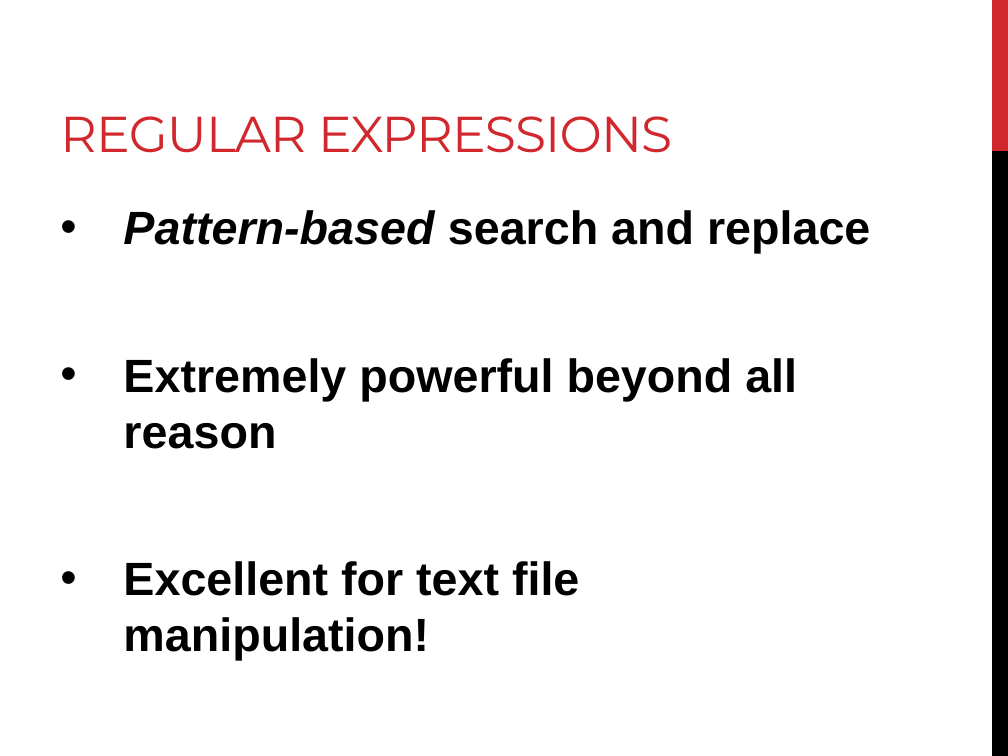
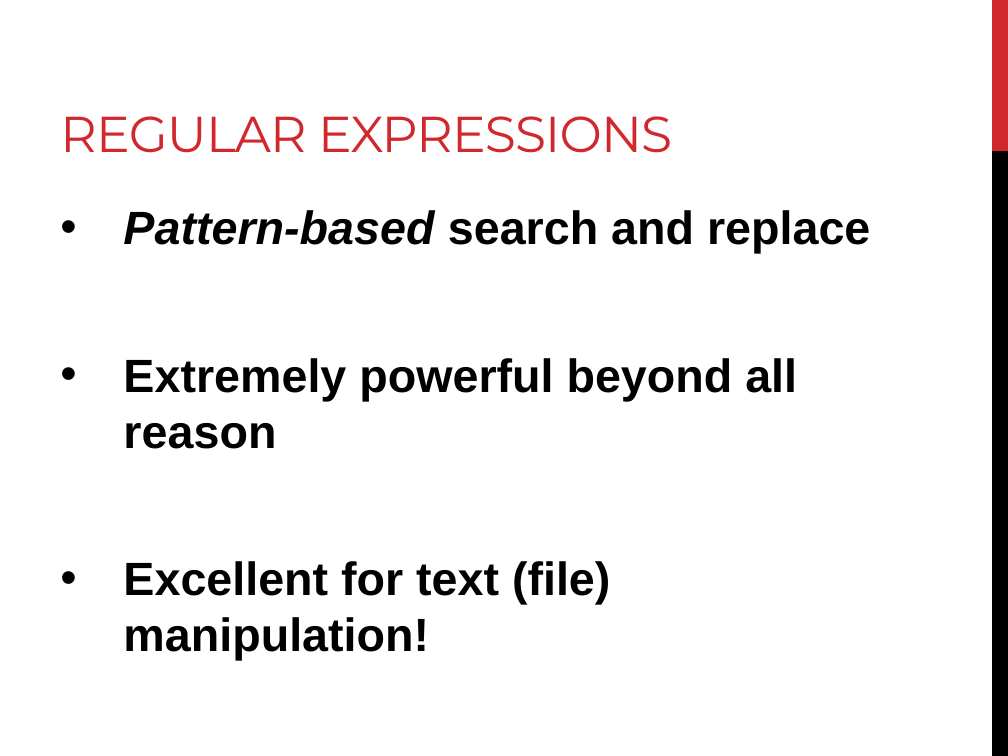
Before and after one commit to sjspielman/lacawac2017, a slide deck: slide 18 of day2/commandline.pptx. Drawn at 1008x756 pixels with LibreOffice and Linux fonts; fonts in the diff are those of the drawing. Boxes give left, top, right and bottom in pixels: in the first picture for what was removed or moved away, otherwise in the second. Text is boxed around its words. In the diff, an @@ line names an element or a change of style, - is before the commit and + after.

```diff
--- a/day2/commandline.pptx
+++ b/day2/commandline.pptx
@@ text at <box>123,561,610,660</box>: text changed @@
-• Excellent for text file manipulation!
+• Excellent for text (file) manipulation!
```
Also in this commit, not shown: 2 other slides changed, 2 slides added, 1 slide removed, 8 other files.
